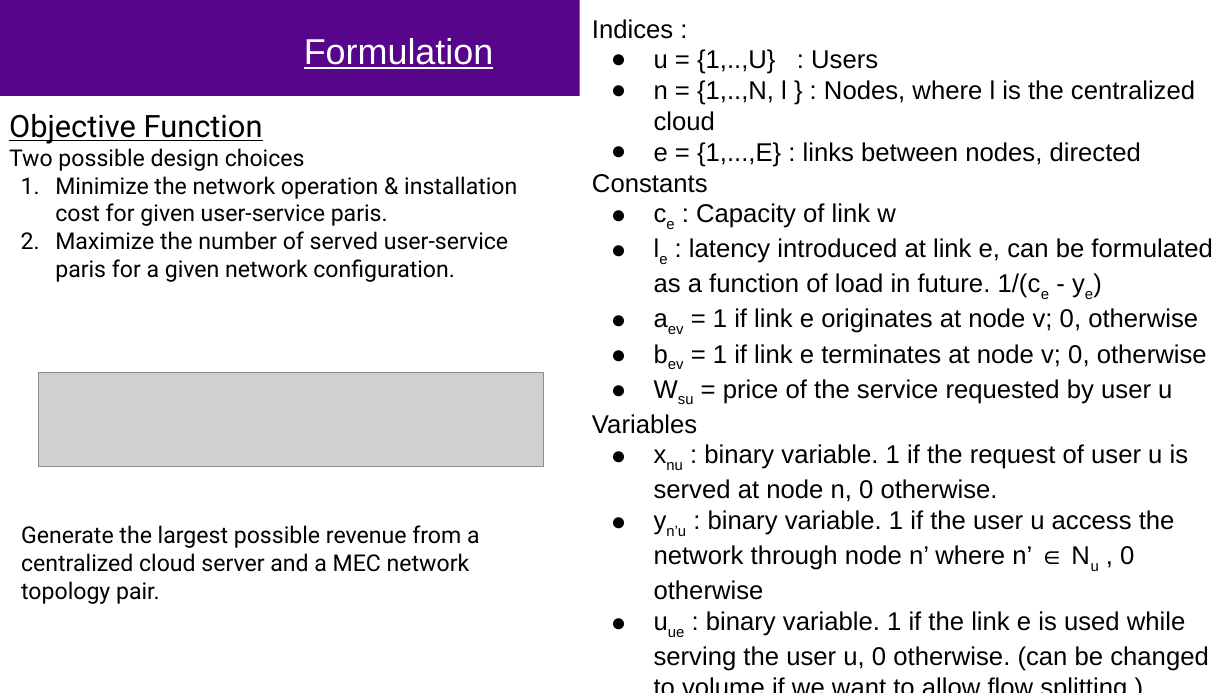
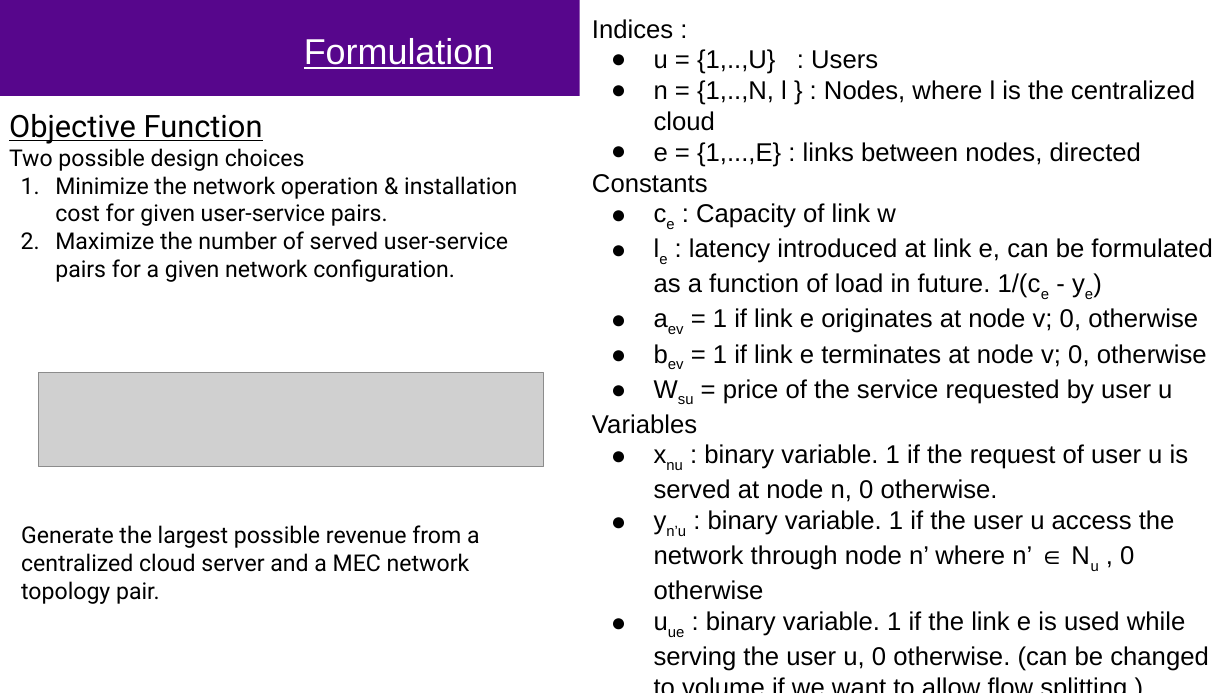
Before and after one commit to mustafafu/mec_request_routing, a slide deck: slide 9 of common_script/FinalPresentation.pptx. Drawn at 1232x693 pixels with LibreOffice and Linux fonts; fonts in the diff are those of the drawing; grey boxes stand for pictures; background and template pictures are left out. Boxes give left, top, right and bottom in pixels: in the first picture for what was removed or moved away, otherwise in the second. Text is boxed around its words. In the diff, an @@ line names an element or a change of style, - is before the commit and + after.

```diff
--- a/common_script/FinalPresentation.pptx
+++ b/common_script/FinalPresentation.pptx
@@ text in rectangle at (x1=55, y1=176, x2=517, y2=282): text changed @@
-1. Minimize the network operation & installation cost for given user-service paris.
-2. Maximize the number of served user-service paris for a given network configuration.
+1. Minimize the network operation & installation cost for given user-service pairs.
+2. Maximize the number of served user-service pairs for a given network configuration.
```
Also in this commit, not shown: 1 other slide changed, 1 other file.
